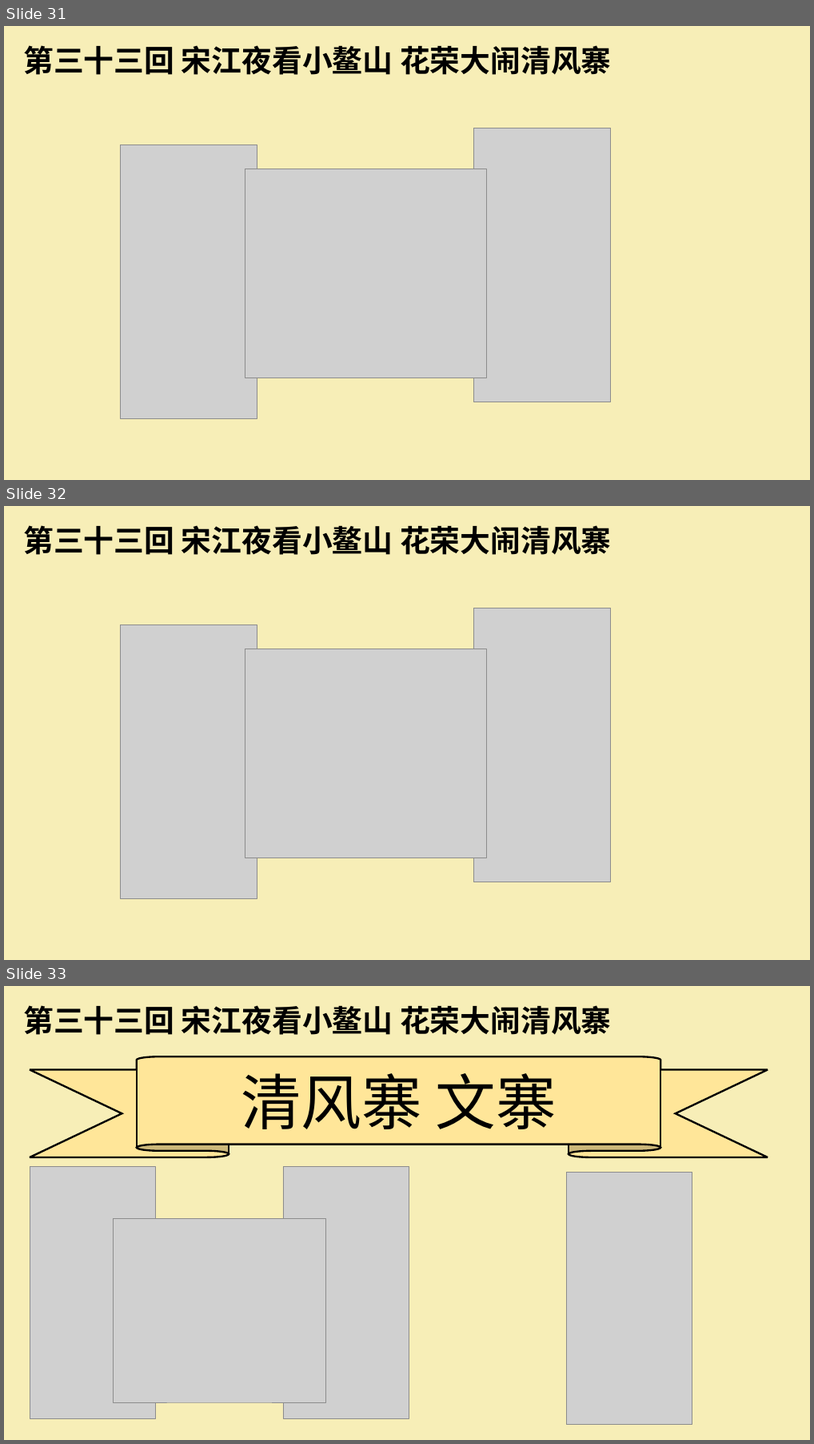
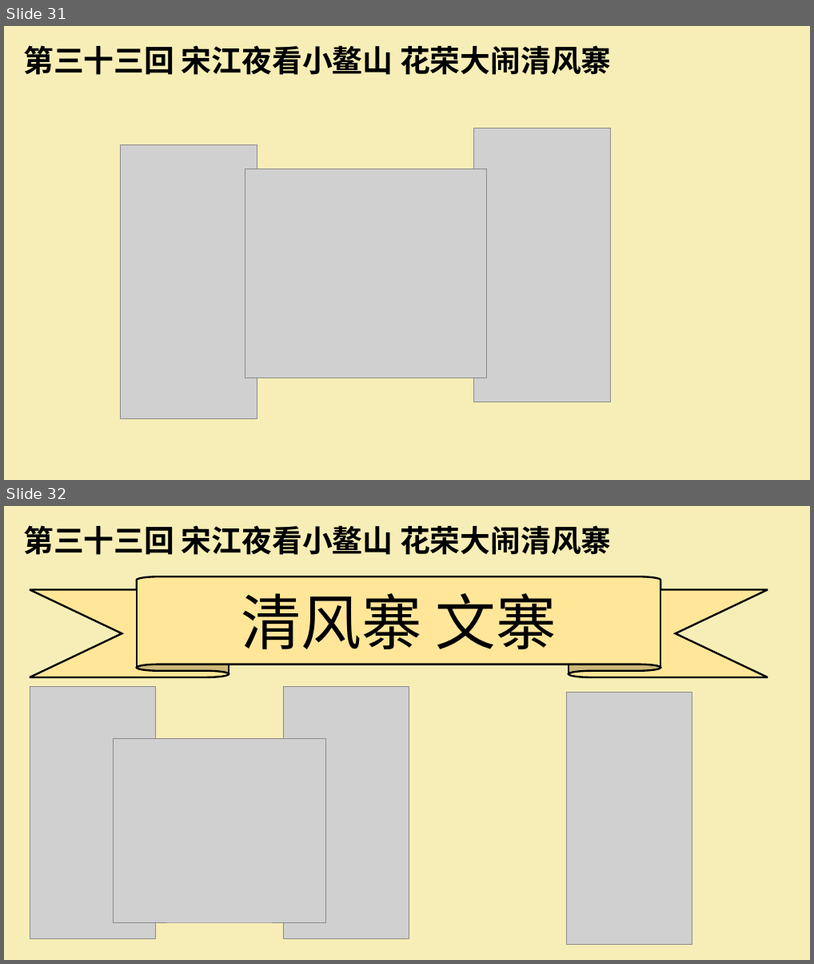
Before and after one commit to Robinlsx/Robinlsx.github.io, a slide deck: 7/files/水浒传 第三十至四十回 李思学.pptx. Shown one above the other, each under a label of ours: slides 31, 32 and 33 before the commit, slides 31 and 32 after it. The pictures are 814x1444 and 814x964 pixels, drawn with LibreOffice and Linux fonts; fonts in the diff are those of the drawing; grey boxes stand for pictures. Boxes give left, top, right and bottom in pixels: in the first picture for what was removed or moved away, otherwise in the second. Text is boxed around its words. In the diff, an @@ line names an element or a change of style, - is before the commit and + after.

```diff
--- a/7/files/水浒传 第三十至四十回 李思学.pptx
+++ b/7/files/水浒传 第三十至四十回 李思学.pptx
@@ slide 32 removed at <box>4,506,810,960</box>, background #F7EEB7 @@
@@ text removed at <box>23,525,612,555</box> @@
-第三十三回 宋江夜看小鳌山 花荣大闹清风寨
@@ picture removed at <box>121,624,258,899</box> @@
@@ picture removed at <box>474,608,611,882</box> @@
@@ picture removed at <box>246,648,486,857</box> @@
@@ what was slide 33 is now slide 32 @@
```
Also in this commit, not shown: 29 slides changed, 1 other slide removed.
